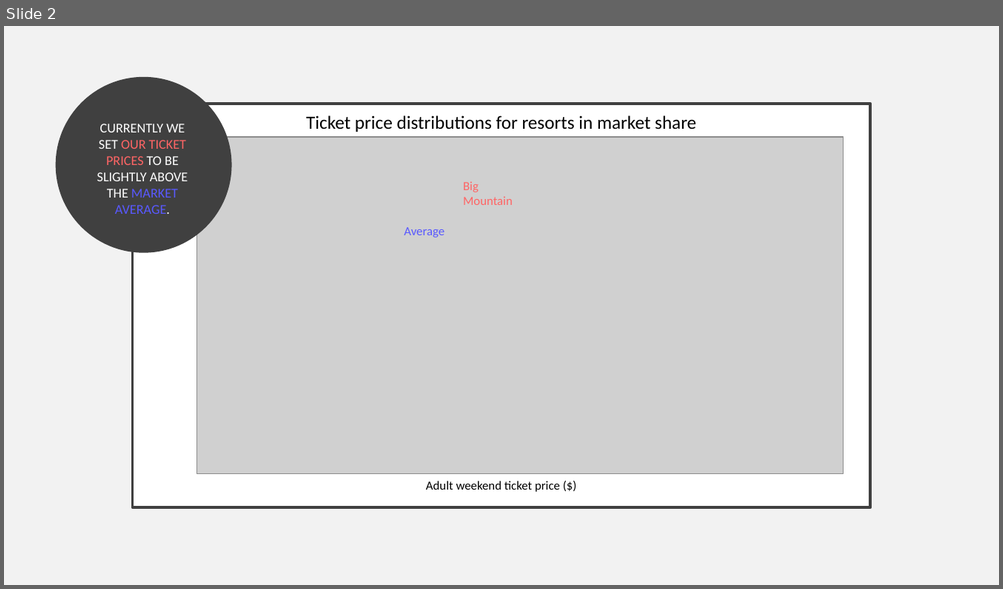
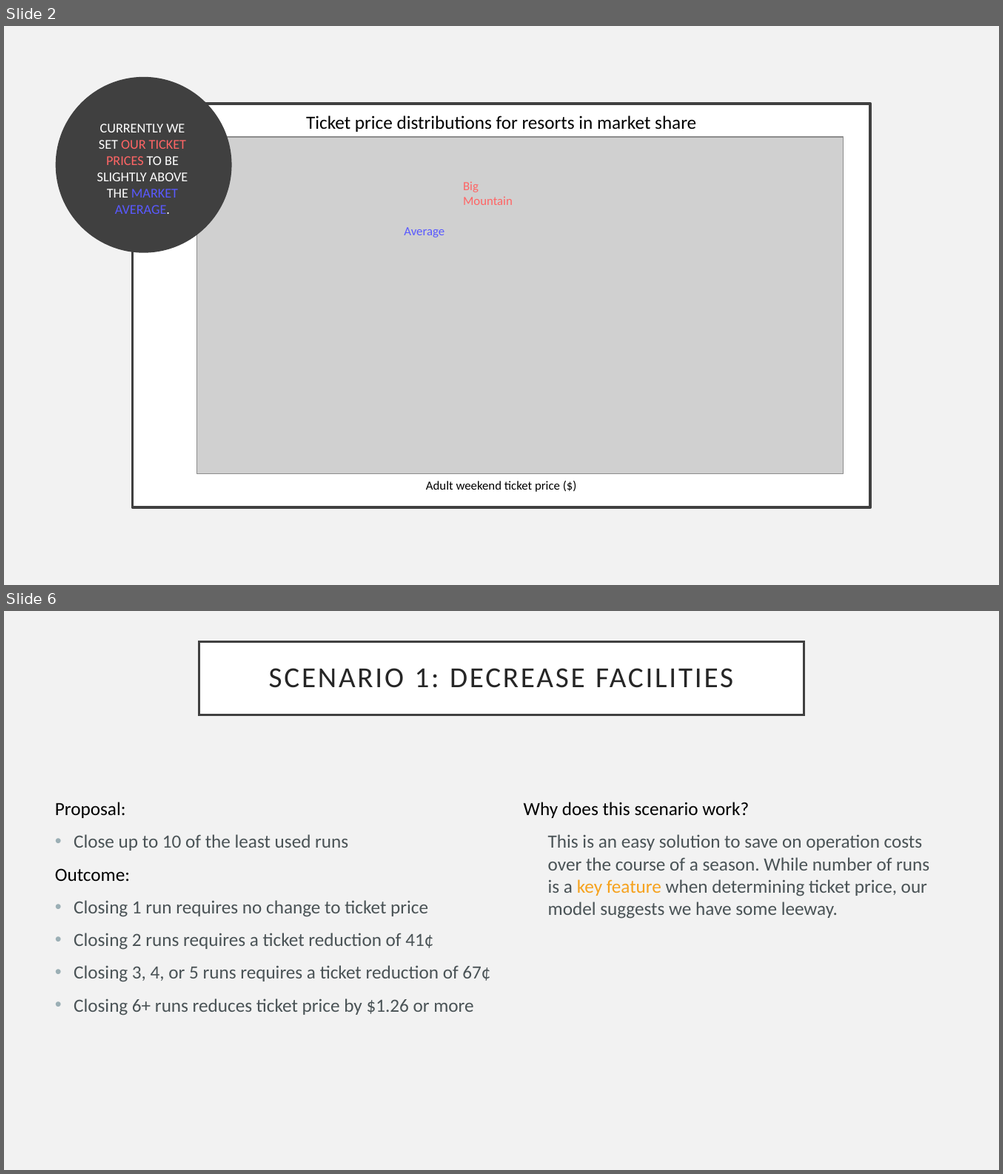
Before and after one commit to smanavi/DataScienceGuidedCapstone, a slide deck: Guided Capstone Slide Deck.pptx. Shown one above the other, each under a label of ours: slide 2 before the commit, slides 2 and 6 after it; the slides between them are not shown. The pictures are 1003x589 and 1003x1174 pixels, drawn with LibreOffice and Linux fonts; fonts in the diff are those of the drawing; grey boxes stand for pictures. Boxes give left, top, right and bottom in pixels: in the first picture for what was removed or moved away, otherwise in the second. Text is boxed around its words. In the diff, an @@ line names an element or a change of style, - is before the commit and + after.

```diff
--- a/Guided Capstone Slide Deck.pptx
+++ b/Guided Capstone Slide Deck.pptx
@@ slide 6 added at (4, 611, 999, 1170), background #F2F2F2 @@
@@ title added at (199, 641, 804, 715), fill #FFFFFF, outline #404040 2.5 pt, 28 pt, text #262626 @@
+SCENARIO 1: DECREASE FACILITIES
@@ text added at (55, 802, 490, 1016), 18 pt, text #4A5356 @@
+Proposal:
+• Close up to 10 of the least used runs
+Outcome:
+• Closing 1 run requires no change to ticket price
+• Closing 2 runs requires a ticket reduction of 41¢
+• Closing 3, 4, or 5 runs requires a ticket reduction of 67¢
+• Closing 6+ runs reduces ticket price by $1.26 or more
@@ text added at (523, 802, 748, 818), 18 pt, text #000000 @@
+Why does this scenario work?
@@ text added at (548, 834, 929, 919), 18 pt, text #4A5356 @@
+This is an easy solution to save on operation costs over the course of a season. While number of runs is a key feature when determining ticket price, our model suggests we have some leeway.
```
Also in this commit, not shown: 4 slides changed, 1 other slide added, 2 slides removed, 1 other file.
